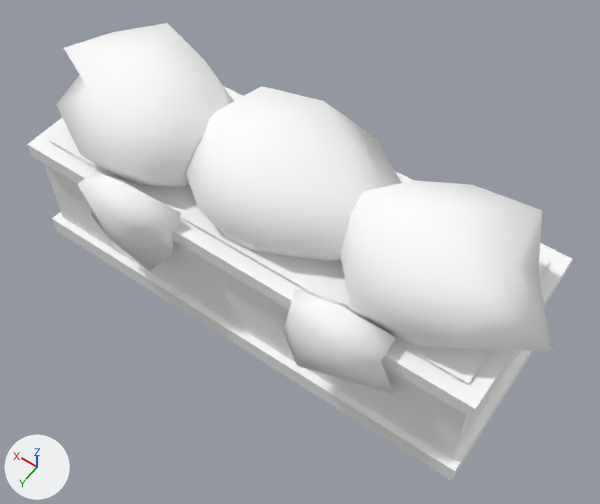
Two versions of the glTF model games/yorimichi/assets/belmonte/meshes/SM_BM_BP_StonePlanter_A.glb, one commit apart.
Both versions are drawn from a 50 mm lens placed at (-1.17, 1.54, 2.67), pointed at (-0.12, 0.07, 0.36). The axes (+X, +Y, +Z) are drawn at lower left. The lights are the same throughout. The picture after the commit comes second. Vertices at exactly the same position are counted once.

Names of what the first picture shows: 'SM_BM_BP_StonePlanter_A'.
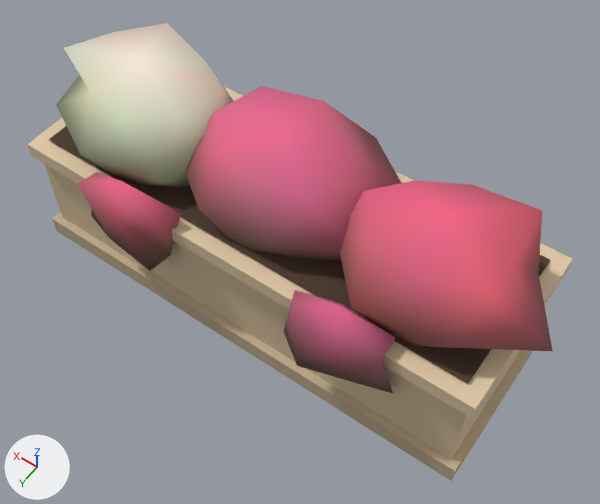
The change in detail:
me_sm_bp_stoneplanter_a has 134 vertices, 224 faces and spans x -1.03..0.94, y -0.34..0.44, z 0.0..0.82.
me_sm_bp_stoneplanter_a is used by ob_sm_bm_bp_stoneplanter_a; location (0.0, 0.0, 0.0).
me_sm_bp_stoneplanter_a part 1: 64 faces centred in x -0.91..0.89, y -0.28..0.43, z 0.3..0.67 are repainted in the vertex colours; the middle colour goes from white #ffffff to brown #645a42.
me_sm_bp_stoneplanter_a part 2: 48 faces centred in x -0.93..0.93, y -0.34..0.34, z 0.03..0.79 are repainted in the vertex colours; the middle colour goes from white #ffffff to beige #dac9a9.
me_sm_bp_stoneplanter_a part 3: 50 faces centred in x -0.73..0.76, y -0.13..0.38, z 0.3..0.72 are repainted in the vertex colours; the middle colour goes from white #ffffff to dark yellow #555938.
me_sm_bp_stoneplanter_a part 4: 37 faces centred in x -0.91..0.89, y -0.29..0.42, z 0.47..0.72 are repainted in the vertex colours; the middle colour goes from white #ffffff to pink #b16176.
me_sm_bp_stoneplanter_a part 5: 25 faces centred in x -0.84..0.52, y -0.14..0.4, z 0.57..0.79 are repainted in the vertex colours; the middle colour goes from white #ffffff to red #dc627f.

Pixel boxes (x1, y1, x2, y2) of what changed, in the pictures (600 x 504 px):
part 1 of me_sm_bp_stoneplanter_a, recoloured
    both: (49, 126, 550, 394)
part 2 of me_sm_bp_stoneplanter_a, recoloured (darker)
    both: (27, 23, 572, 481)
part 3 of me_sm_bp_stoneplanter_a, recoloured
    both: (194, 111, 417, 306)
part 4 of me_sm_bp_stoneplanter_a, recoloured (darker)
    both: (56, 75, 553, 381)
part 5 of me_sm_bp_stoneplanter_a, recoloured (white to red)
    both: (78, 86, 542, 347)
